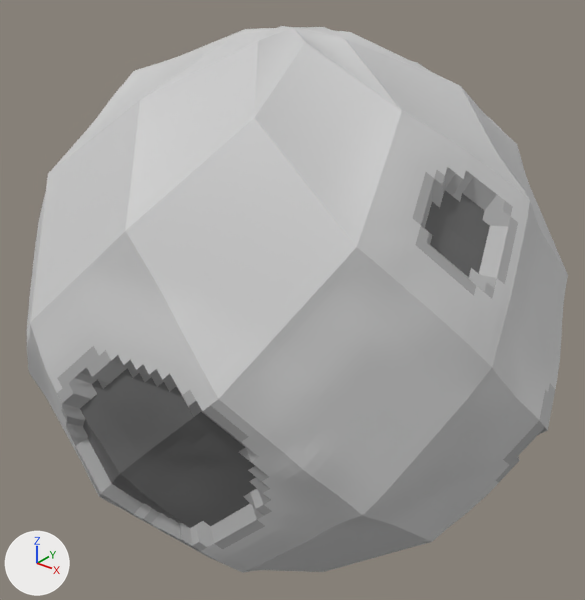
An edit to the FBX model The Last Hearth/Assets/Game Objects/Enviroment/Moon.fbx, drawn before and after from the same camera.
Before and after are seen from a camera (50 mm lens) standing at (1.737, -2.173, 9.635) and looking at (-0.005, 0.005, 8.284). Every picture has the same lights, and +X, +Y and +Z are marked at lower left. Where no turn or scale is listed for an object, it has been applied to the vertices.

Names of what the first picture shows: 'Moon'.
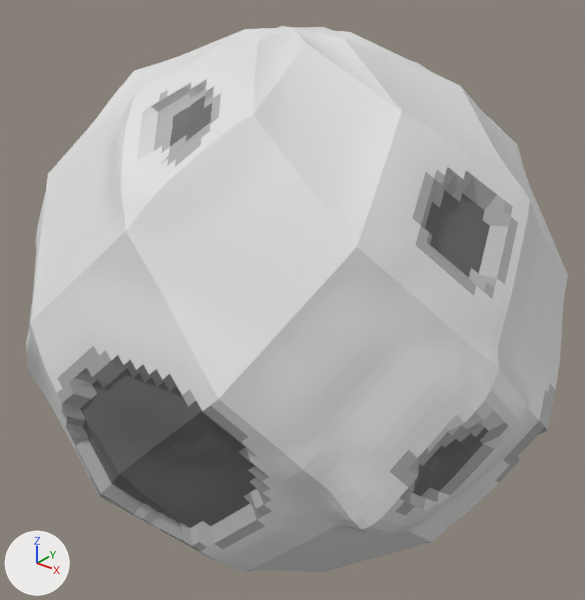
The change, as a diff of the scene's bpy script:
```diff
--- a/The Last Hearth/Assets/Game Objects/Enviroment/Moon.fbx.py
+++ b/The Last Hearth/Assets/Game Objects/Enviroment/Moon.fbx.py
@@ me_sphere_004 @@
 me_sphere_004.from_pydata(...)  # 16386 vertices, 16384 faces; spans x -1.0..1.0, y -0.99..1.0, z -1.0..1.0
 # used by ob_moon; location = (0.0, 0.0, 8.279)
+# me_sphere_004 part 1: 450 of 16386 vertices moved; they spanned x -0.21..0.28, y -0.79..-0.27, z 0.58..0.94 and now span x -0.22..0.28, y -0.8..-0.27, z 0.58..0.95; mean shift (-0.02, 0.0, 0.02); largest move (0.03, -0.45, 0.84) -> (0.0, -0.42, 0.87)
+# me_sphere_004 part 2: 314 of 16386 vertices moved; they spanned x 0.69..0.97, y -0.69..-0.07, z -0.4..0.27 and now span x 0.7..0.98, y -0.69..-0.06, z -0.41..0.27; mean shift (0.02, 0.0, -0.02); largest move (0.82, -0.38, -0.26) -> (0.85, -0.37, -0.32)
+# me_sphere_004 part 3: 235 of 16386 vertices moved; they spanned x -0.83..-0.34, y -0.9..-0.54, z -0.15..0.4 and now span x -0.84..-0.33, y -0.91..-0.53, z -0.16..0.41; mean shift (0.01, 0.0, 0.0); largest move (-0.42, -0.84, 0.22) -> (-0.38, -0.86, 0.23)
+# me_sphere_004 part 4: texture (UV) coordinates of 14877 of 16384 faces, centred in x -1.0..0.99, y -0.98..0.99, z -1.0..1.0, changed; they spanned u 0.56..0.58, v 0.5..0.52 and now span u 0.14..0.87, v 0.4..0.55
 me_sphere_004.materials.append(mat_moon_001)
```

Boxes [x1, y1, x2, y2] around the edits, measured in the pictures (585 x 600 px; the box of a moved part takes in the faces that stretch with it):
'Moon', reshaped, surface changed (grey to white)
    before: [27, 26, 568, 573]
    after: [26, 26, 568, 573]
part 1 of me_sphere_004, moved or reshaped
    both: [103, 48, 281, 236]
part 2 of me_sphere_004, moved or reshaped
    before: [321, 332, 532, 534]
    after: [321, 332, 532, 536]
part 3 of me_sphere_004, moved or reshaped
    before: [27, 205, 44, 382]
    after: [26, 205, 44, 383]
part 4 of me_sphere_004, surface changed (grey to white)
    before: [29, 26, 568, 573]
    after: [30, 26, 568, 573]
